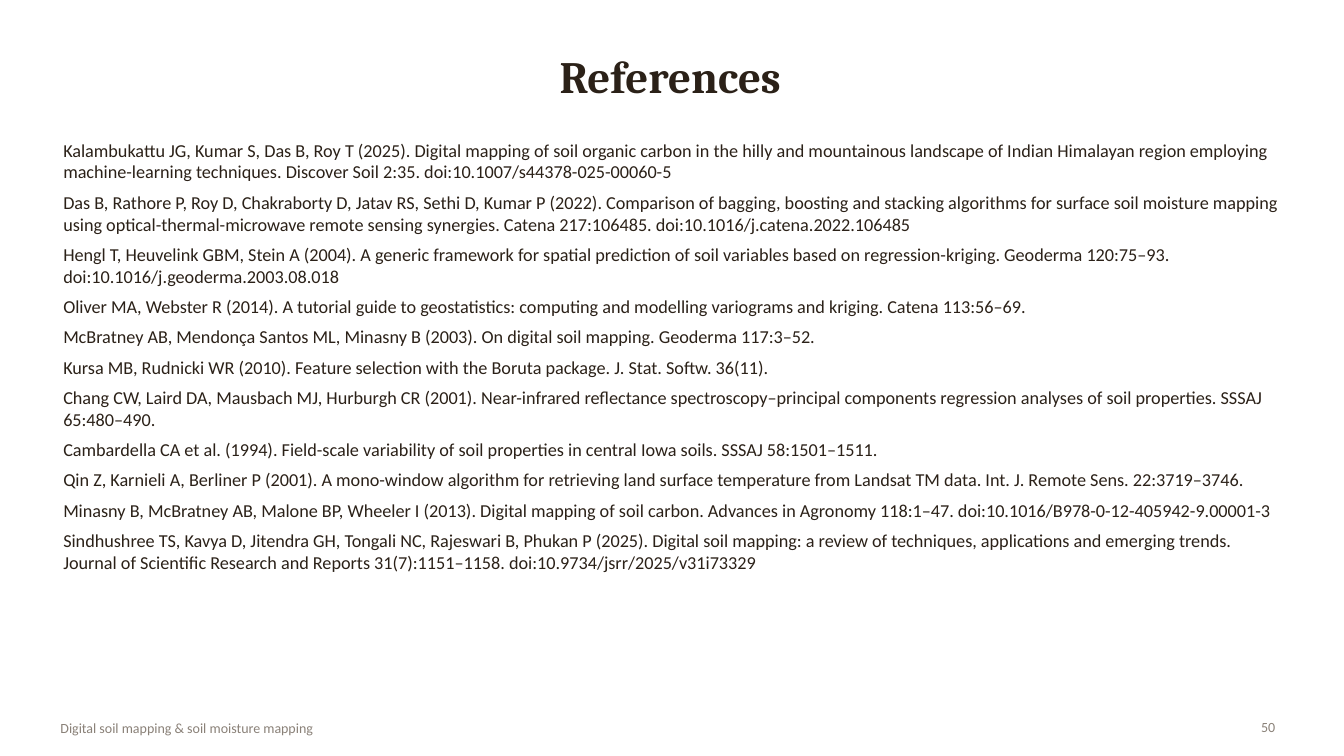
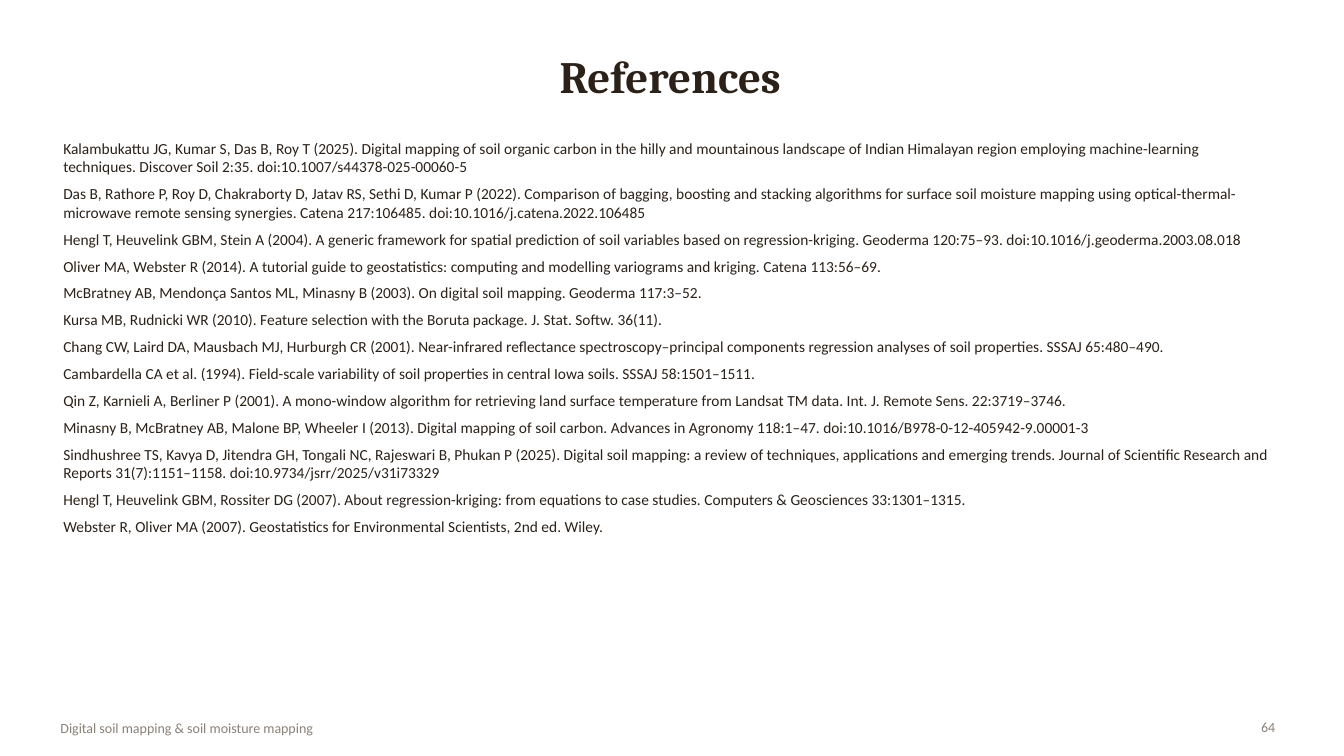
Before and after one commit to animesh270799-ctrl/meta, a slide deck: slide 64 of DSM_Soil_Moisture_Mapping.pptx (slide 50 before the commit). Drawn at 1344x756 pixels with LibreOffice and Linux fonts; fonts in the diff are those of the drawing. Boxes give left, top, right and bottom in pixels: in the first picture for what was removed or moved away, otherwise in the second. Text is boxed around its words. In the diff, an @@ line names an element or a change of style, - is before the commit and + after.

```diff
--- a/DSM_Soil_Moisture_Mapping.pptx
+++ b/DSM_Soil_Moisture_Mapping.pptx
@@ text at [63, 143, 1268, 481]: size 13 to 11 pt in "Kalambukattu JG, Kumar S, Das B, Roy ...", "Das B, Rathore P, Roy D, Chakraborty ...", "Hengl T, Heuvelink GBM, Stein A (2004). ...", "Oliver MA, Webster R (2014). A tutorial ..." and 7 more places @@
@@ text at [63, 494, 966, 535]: paragraphs added @@
+Hengl T, Heuvelink GBM, Rossiter DG (2007). About regression-kriging: from equations to case studies. Computers & Geosciences 33:1301–1315.
+Webster R, Oliver MA (2007). Geostatistics for Environmental Scientists, 2nd ed. Wiley.
@@ page number at [1261, 722, 1275, 732]: text changed @@
-50
+64
```
Also in this commit, not shown: 14 slides added.
